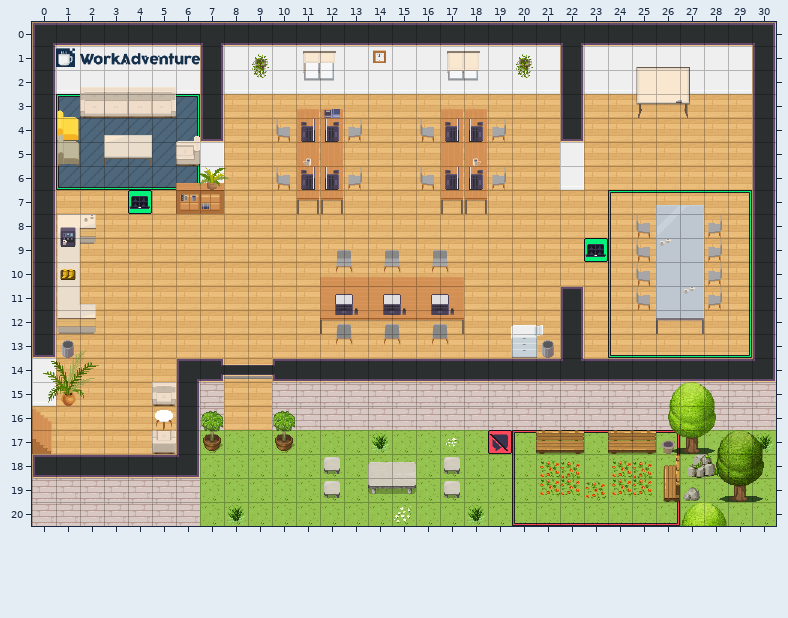
Tiled map (JSON) -- map.tmj. The picture above is the old version.
Cells are 32x32 px. Shown: x 0..30, y 0..20.
Once edited:
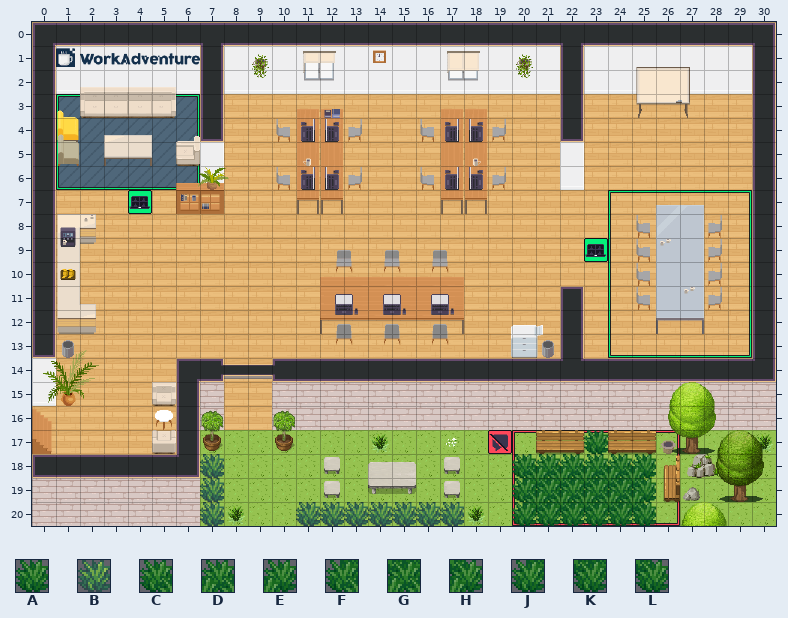
Key: from "grass": A 0, B 5, C 8, D 9, E 10, F 16, G 17, H 18, J 24, K 25, L 26.
_ is an empty cell.
Tiles of an added or newly shown layer are drawn over the layers below it.
Commit: Add new grass tiles and assign Jira issues
The edit:
Layer "grass/garden" (added):
y 17: x 23 _ -> A
y 18: x 7 _ -> B; x 20..25 ______ -> CDDDDE
y 19: x 7 _ -> B; x 20..25 ______ -> FGGGGH
y 20: x 7 _ -> B; x 11..17 _______ -> BBBBBBB; x 20..25 ______ -> JKKKKL
Changed places in both pictures, as pixel boxes (x1, y1, x2, y2):
added: (512, 430, 656, 526)
added: (200, 454, 224, 526)
added: (296, 502, 464, 526)
